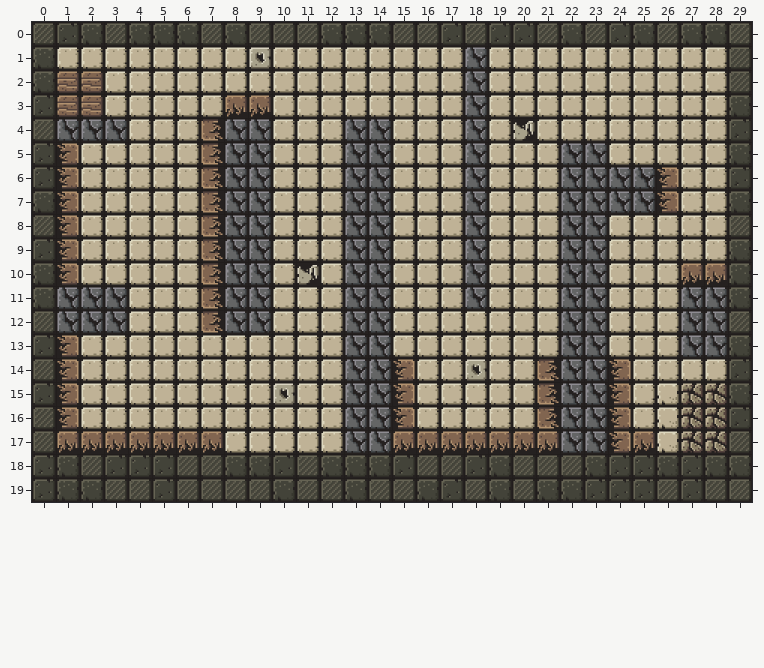
A Tiled map gets an edit: Debug.win32/Resources/Map/Level1.tmx. That is the earlier state.
Cells are 32x32 px. Shown: x 0..29, y 0..19.
And afterwards:
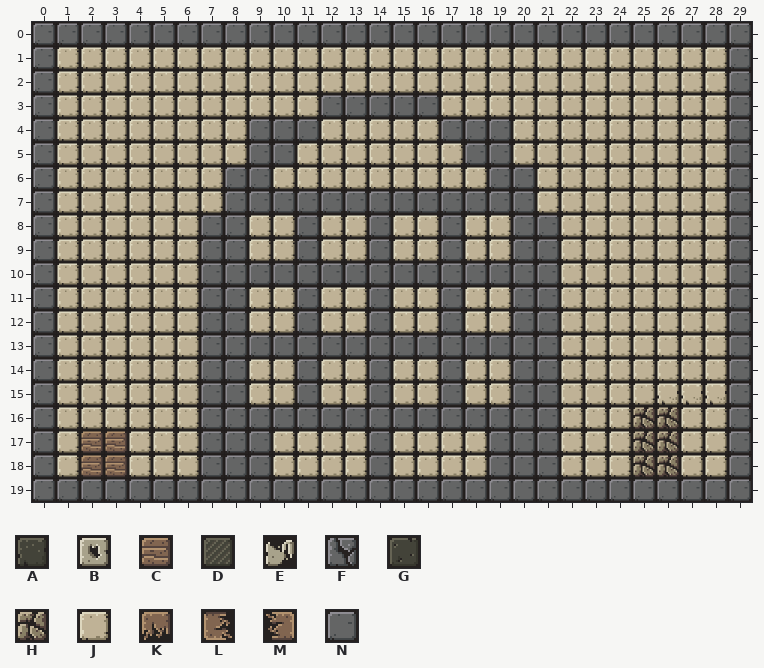
Key: from "warTileset_32x32": A 0, B 2, C 3, D 8, E 10, F 13, G 16, H 20, J 25, K 26, L 26 turned 270, M 26 turned 90, N 28.
_ is an empty cell.
Tiles replaced or removed in this view: A, B, C, D, E, F, G, H, K, L, M.
From old to new:
Changed rows in their new state; . is an unchanged cell.
Layer "Background":
first column x 1:
18 J..JJJ...JJJJ.JJJJ...JJJ..JJ
Layer "Platform":
first column x 0:
 0 NNNNNNNNNNNNNNNNNNNNNNNNNNNNNN
 1 N................._..........N
 2 N................._..........N
 3 N...........NNNNN._..........N
 4 N___...._NNN.__..NNN.........N
 5 N......._NN..__...NN..__.....N
 6 N.......NN...__..._NN.____...N
 7 N.......NNNNNNNNNNNNN.____...N
 8 N......NN_.N._N..N_.NN__.....N
 9 N......NN_.N._N..N_.NN__.....N
10 N......NNNNNNNNNNNNNNN__.....N
11 N___...NN_.N._N..N_.NN__...__N
12 N___...NN_.N._N..N..NN__...__N
13 N......NNNNNNNNNNNNNNN__...__N
14 N......NN..N._N..N..NN__.....N
15 N......NN..N._N..N..NN__.....N
16 N......NNNNNNNNNNNNNNN__.....N
17 N......NNN..._N....NNN__.....N
18 N______NNN____N____NNN_______N
19 NNNNNNNNNNNNNNNNNNNNNNNNNNNNNN
Layer "Snare":
first column x 1:
 1 ........_...................
 3 .......__...................
 4 ......_............_........
 5 _....._.....................
 6 _....._.................._..
 7 _....._.................._..
 8 _....._.....................
 9 _....._.....................
10 _....._..._...............__
11 ......_.....................
12 ......_.....................
13 _...........................
14 _............._.._.._.._....
15 _........_...._....._.._..__
16 _............._....._.._HH__
17 _______......._______.._HH__
18 ........................HH..
Layer "Target":
first column x 1:
 2 __
 3 __
first column x 2:
17 CC
18 CC
Pixel boxes of the changes (left, top, right, bottom) in both pictures:
changed: (33, 23, 751, 501)
